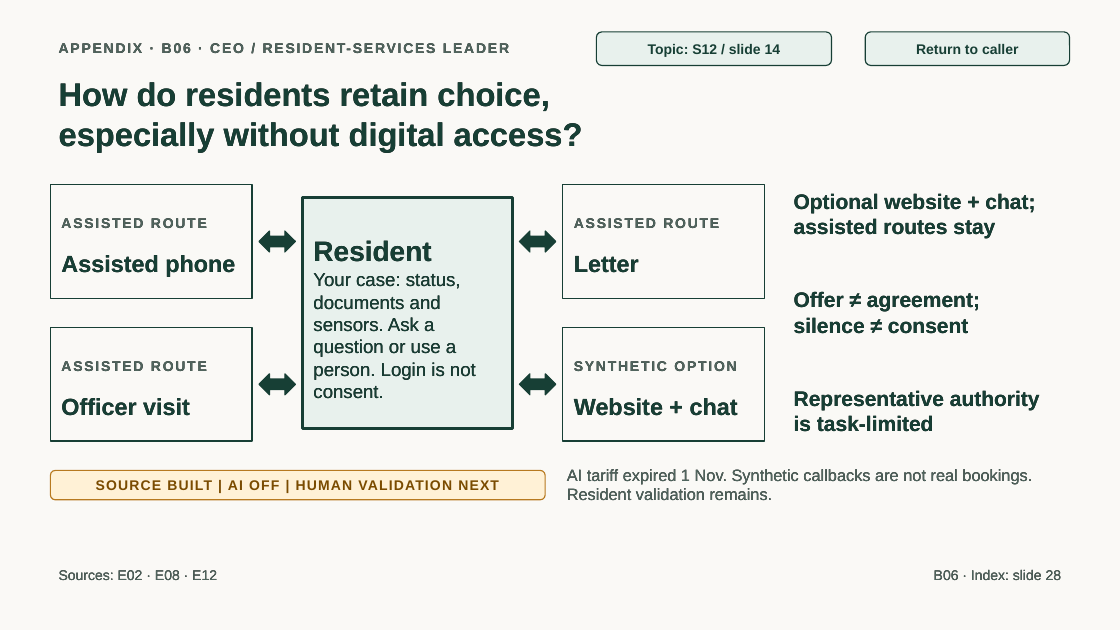
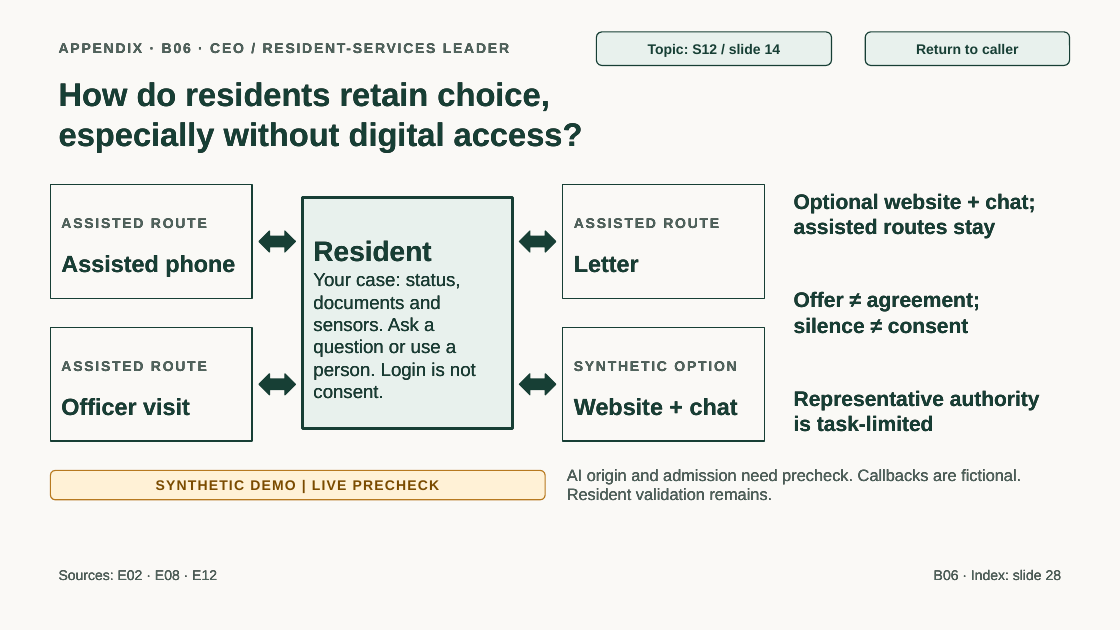
Before and after one commit to jmservera/ama, a slide deck: slide 34 of docs/capstone/deck/zava-forward-cowork-v2-draft.pptx. Drawn at 1120x630 pixels with LibreOffice and Linux fonts; fonts in the diff are those of the drawing. Boxes give left, top, right and bottom in pixels: in the first picture for what was removed or moved away, otherwise in the second. Text is boxed around its words. In the diff, an @@ line names an element or a change of style, - is before the commit and + after.

```diff
--- a/docs/capstone/deck/zava-forward-cowork-v2-draft.pptx
+++ b/docs/capstone/deck/zava-forward-cowork-v2-draft.pptx
@@ text at (x1=567, y1=469, x2=1021, y2=501): text changed @@
-AI tariff expired 1 Nov. Synthetic callbacks are not real bookings. Resident validation remains.
+AI origin and admission need precheck. Callbacks are fictional. Resident validation remains.
@@ text in rounded rectangle at (x1=156, y1=480, x2=439, y2=490): text changed @@
-SOURCE BUILT | AI OFF | HUMAN VALIDATION NEXT
+SYNTHETIC DEMO | LIVE PRECHECK
```
Also in this commit, not shown: 17 other slides changed, 2 slides added, 2 slides removed, 55 other files.
